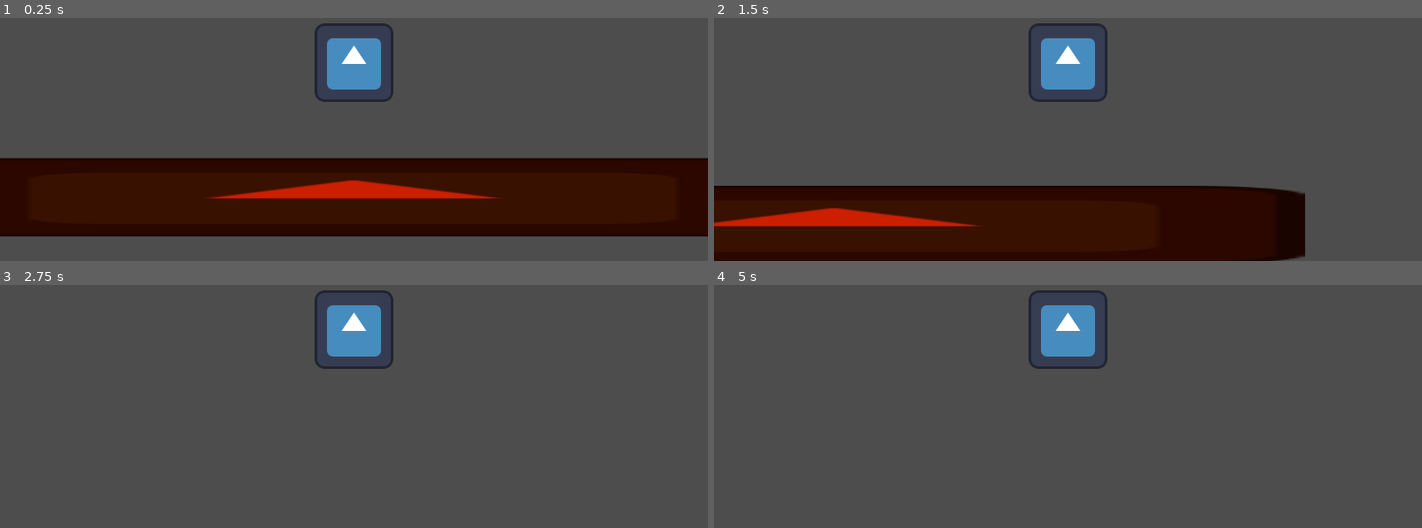
Above: before the commit, frames 1-4 (two rows, left to right).
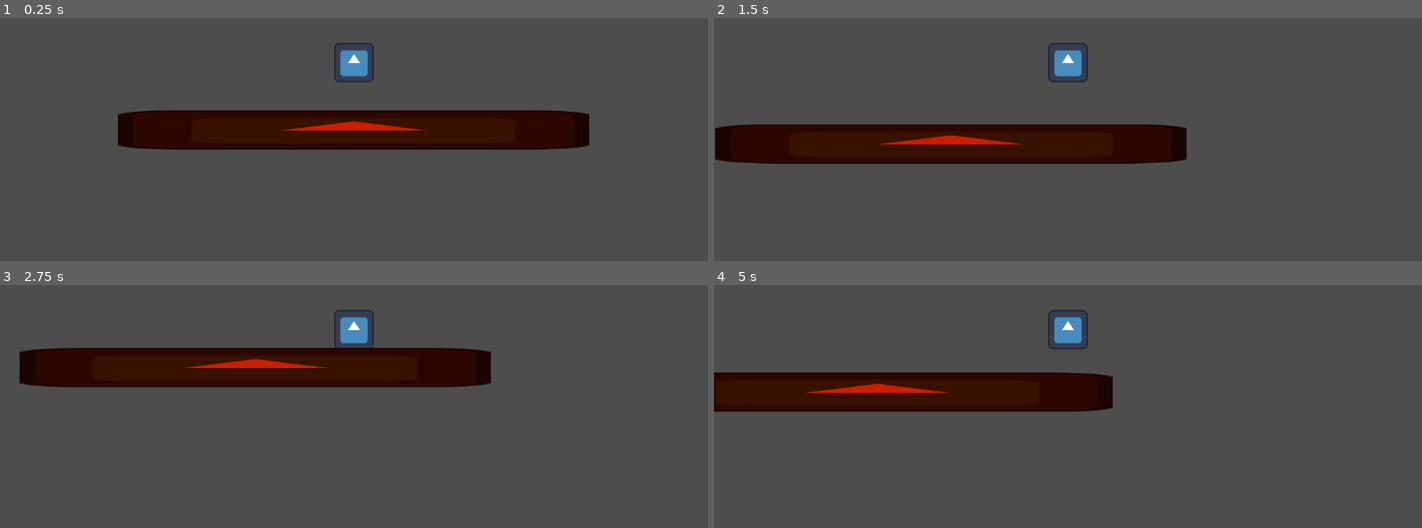
Above: after the commit, the same moments.

Repository: ChloPUPs/platformer-test
Game: Godot game, scene res://main.tscn
Same seed, same stepped clock (60 frames per second), same inputs: the game is played once before the commit and once after it. The engine's default icon, where the game draws it, is replaced by a stand-in: a white triangle on a blue panel in a dark square.
Inputs:
- Up to frame 1 (0.25 s): no input
- Up to frame 2 (1.5 s): hold Z (jump) 0.53-1.28 s; hold Right (move_right) from 0.53 s (still down); tap Z (jump) at 1.35 s
- Up to frame 3 (2.75 s): tap Z (jump) at 1.52, 1.82 s; release Right (move_right) at 2.03 s; hold Left (move_left) from 2.03 s (still down); hold Z (jump) from 2.03 s (still down)
- Up to frame 4 (5 s): release Left (move_left) at 2.78 s; release Z (jump) at 2.78 s; hold Right (move_right) 2.78-4.28 s; tap Z (jump) at 2.85, 3.02, 3.32, 4.35, 4.52, 4.82 s; hold Z (jump) 3.53-4.28 s; hold Left (move_left) from 4.28 s (still down)

The runs differ from the first frame. In frame 1, 45% of the frame differs, in the area x 0-100%, y 2-90%; in frame 2, 38%; in frame 3, 12%; in frame 4, 11%.

Commit message:
add double jumps

Diff:
--- a/game_objects/player.gd
+++ b/game_objects/player.gd
@@ -3,10 +3,13 @@
 const JUMP_STRENGTH = 600.0
 const SPEED: float = 400.0
 const GRAVITY_MULT: float = 1.3
+const MAX_AIRJUMP_AMOUNT: int = 1
+var airjumps_left: int = MAX_AIRJUMP_AMOUNT
 
 func _input(event: InputEvent) -> void:
-	if event.is_action_pressed("jump"):
+	if event.is_action_pressed("jump") and airjumps_left > 0:
 		velocity.y = -JUMP_STRENGTH
+		airjumps_left -= 1
 
 func _physics_process(delta: float) -> void:
 	var direction: float = Input.get_axis("move_left", "move_right")
@@ -14,4 +17,7 @@
 	if !is_on_floor():
 		velocity += get_gravity() * GRAVITY_MULT * delta
 
+	if is_on_floor() and airjumps_left != MAX_AIRJUMP_AMOUNT:
+		airjumps_left = MAX_AIRJUMP_AMOUNT
+
 	move_and_slide()
--- a/game_objects/player.tscn
+++ b/game_objects/player.tscn
@@ -10,6 +10,7 @@
 script = ExtResource("1_a4hy7")
 
 [node name="Camera2D" type="Camera2D" parent="." unique_id=1313807686]
+zoom = Vector2(0.5, 0.5)
 
 [node name="CollisionShape2D" type="CollisionShape2D" parent="." unique_id=274457687]
 position = Vector2(-0.5, 0)
